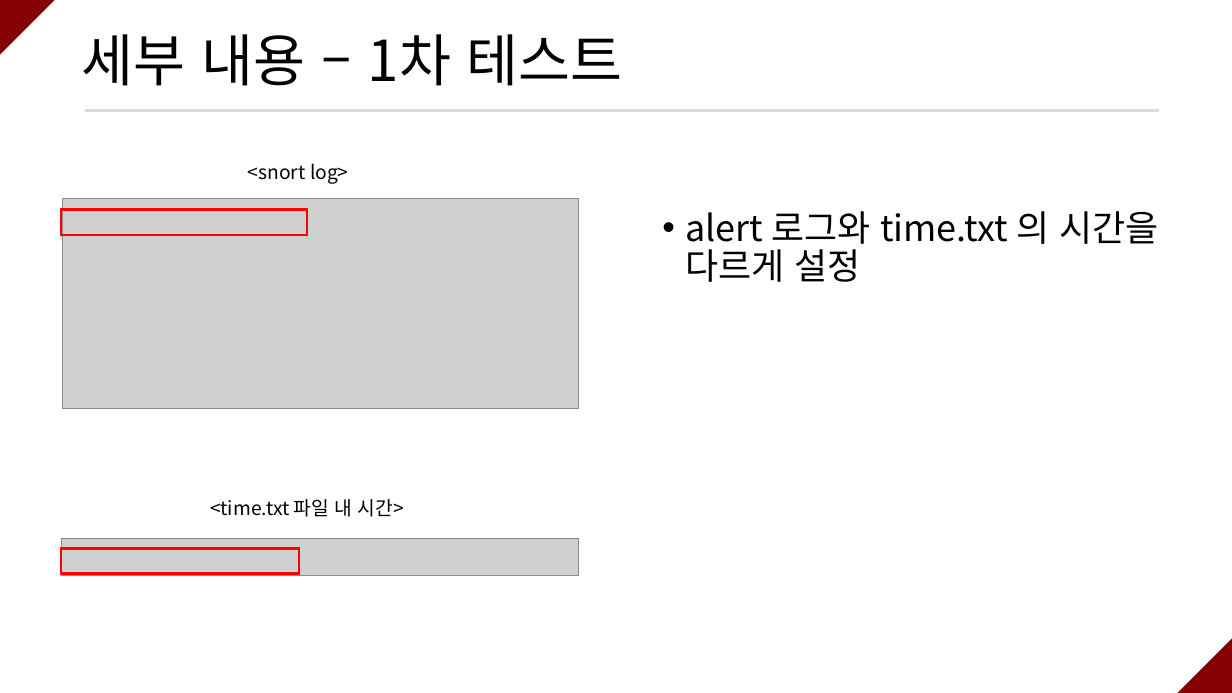
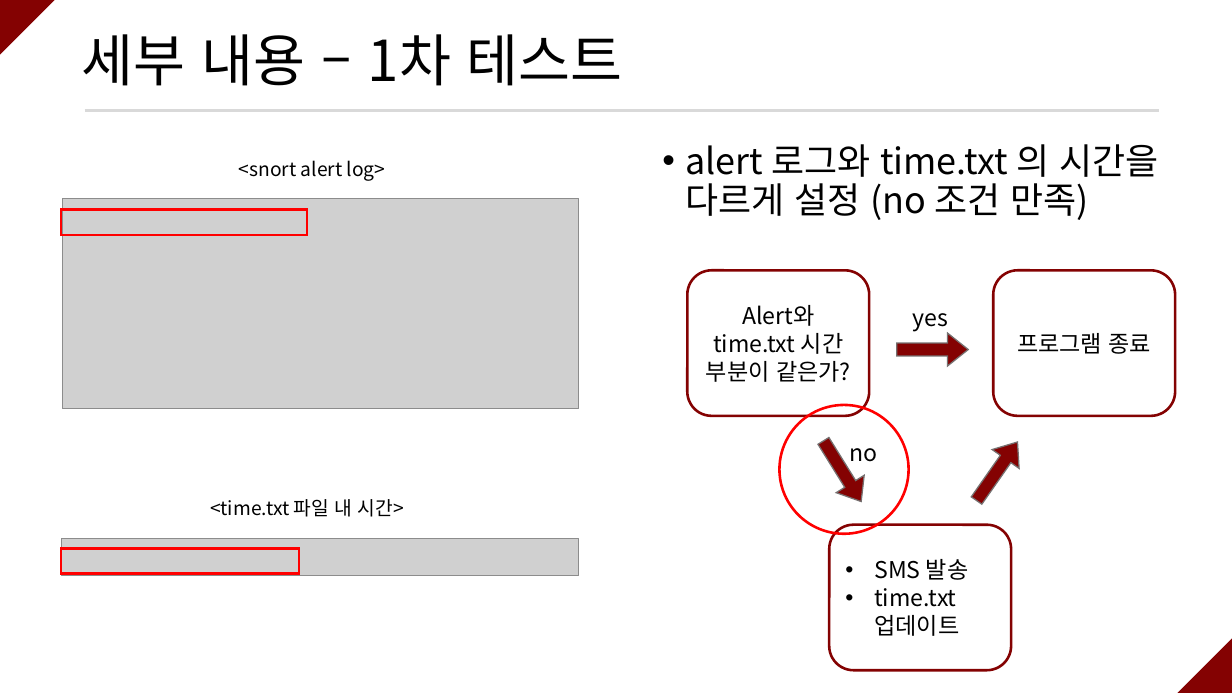
Before and after one commit to ramieeee/self_learning, a slide deck: slide 14 of semi_projects/보안탐지 및 SMS 알람/연람희_보안탐지 및 SMS 알람.pptx (slide 13 before the commit). Drawn at 1232x693 pixels with LibreOffice and Linux fonts; fonts in the diff are those of the drawing; grey boxes stand for pictures. Boxes give left, top, right and bottom in pixels: in the first picture for what was removed or moved away, otherwise in the second. Text is boxed around its words. In the diff, an @@ line names an element or a change of style, - is before the commit and + after.

Commit message:
Modify SMS alert project ppt file with diagrams

```diff
--- a/semi_projects/보안탐지 및 SMS 알람/연람희_보안탐지 및 SMS 알람.pptx
+++ b/semi_projects/보안탐지 및 SMS 알람/연람희_보안탐지 및 SMS 알람.pptx
@@ text at [685,144,1158,220]: text changed @@
-• alert 로그와 time.txt 의 시간을 다르게 설정
+• alert 로그와 time.txt 의 시간을 다르게 설정 (no 조건 만족)
@@ text at [239,160,386,181]: text changed @@
-<snort log>
+<snort alert log>
@@ rounded rectangle added at [688,271,870,416], outline #840202 2 pt, 18 pt, text #000000 @@
+Alert와 time.txt 시간 부분이 같은가?
@@ rounded rectangle added at [994,271,1176,416], outline #840202 2 pt, 18 pt, text #000000 @@
+프로그램 종료
@@ text added at [913,313,949,332], 18 pt, text #000000 @@
+yes
@@ right arrow added at [897,333,969,366], fill #840202, outline #767171 1 pt @@
@@ ellipse added at [780,405,909,533], outline #FF0000 2 pt @@
@@ right arrow added at [810,432,875,510], fill #840202, outline #767171 1 pt @@
@@ text added at [850,448,878,462], 18 pt, text #000000 @@
+no
@@ right arrow added at [963,433,1031,510], fill #840202, outline #767171 1 pt @@
@@ rounded rectangle added at [829,525,1011,670], outline #840202 2 pt, 18 pt, text #000000 @@
+• SMS 발송
+• time.txt 업데이트
```
Also in this commit, not shown: 5 other slides changed, 1 slide added, 3 other files.
